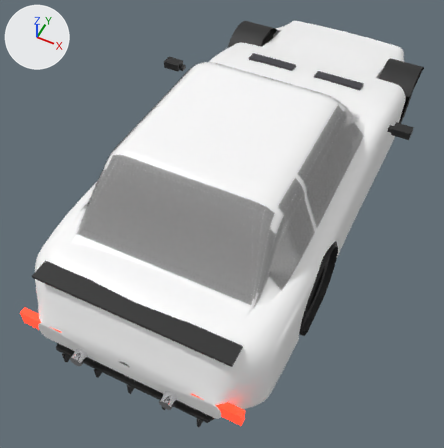
What one commit did to the glTF model public/models/cars/kaizen_rx7.glb.
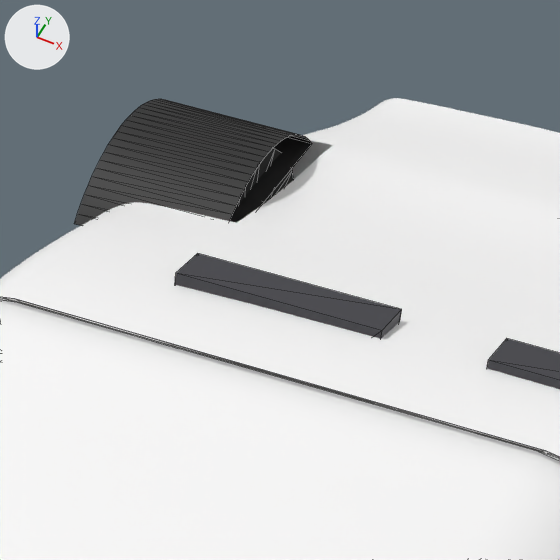
The first picture shows the older version from a 50 mm camera at (1.42, -3.82, 3.9) aimed at (-0.06, -0.84, 0.18). The close-ups show the older and then the newer version on the part from 48% to 74% of the width and 0% to 26% of the height of that picture. Only the edits that show in the close-ups are written down. Arrows for +X, +Y and +Z are at upper left; the lights stay in place. The close-ups show mesh edges as thin lines. Where no turn or scale is listed for an object, it has been applied to the vertices. Vertices at exactly the same position are counted once.

The first close-up shows 'Body', 'Glass', 'Interior', 'Trim', 'Wheel_FL'.
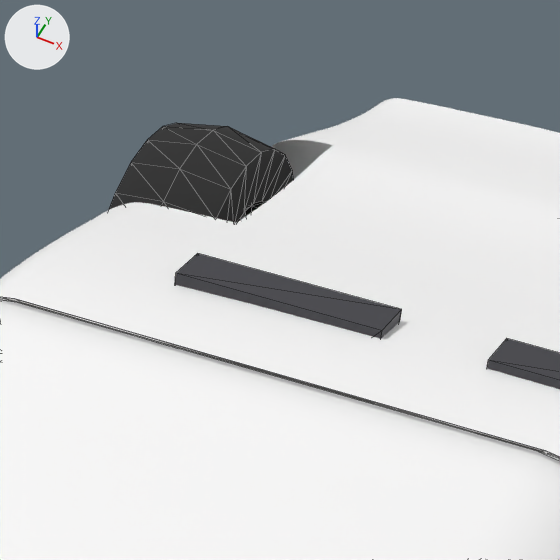
The change in detail:
me_mirror_l_stalk is used by ob_trim; location (-0.932, 0.112, 0.823).
me_mirror_l_stalk had 352 vertices, 428 faces and spanned x -0.15..2.01, y -2.48..1.81, z -0.81..0.04.
me_mirror_l_stalk now has 240 vertices, 316 faces and spans x -0.15..2.01, y -2.48..1.81, z -0.81..0.04.
me_mirror_l_stalk part 1: the loose piece of 56 vertices spanning x 0.03..0.34, y 0.85..1.35, z -0.27..-0.16 is deleted.
Other edits to the shape of me_mirror_l_stalk do not show in these pictures.

Location of each change, [x1, y1, x2, y2] in pixels of the close-ups (560 x 560 px):
'Trim', reshaped (not visible afterwards)
    before: [74, 99, 312, 225]
'Wheel_FL', unchanged, uncovered by the edit
    before: [237, 148, 294, 205]
    after: [109, 123, 294, 223]
